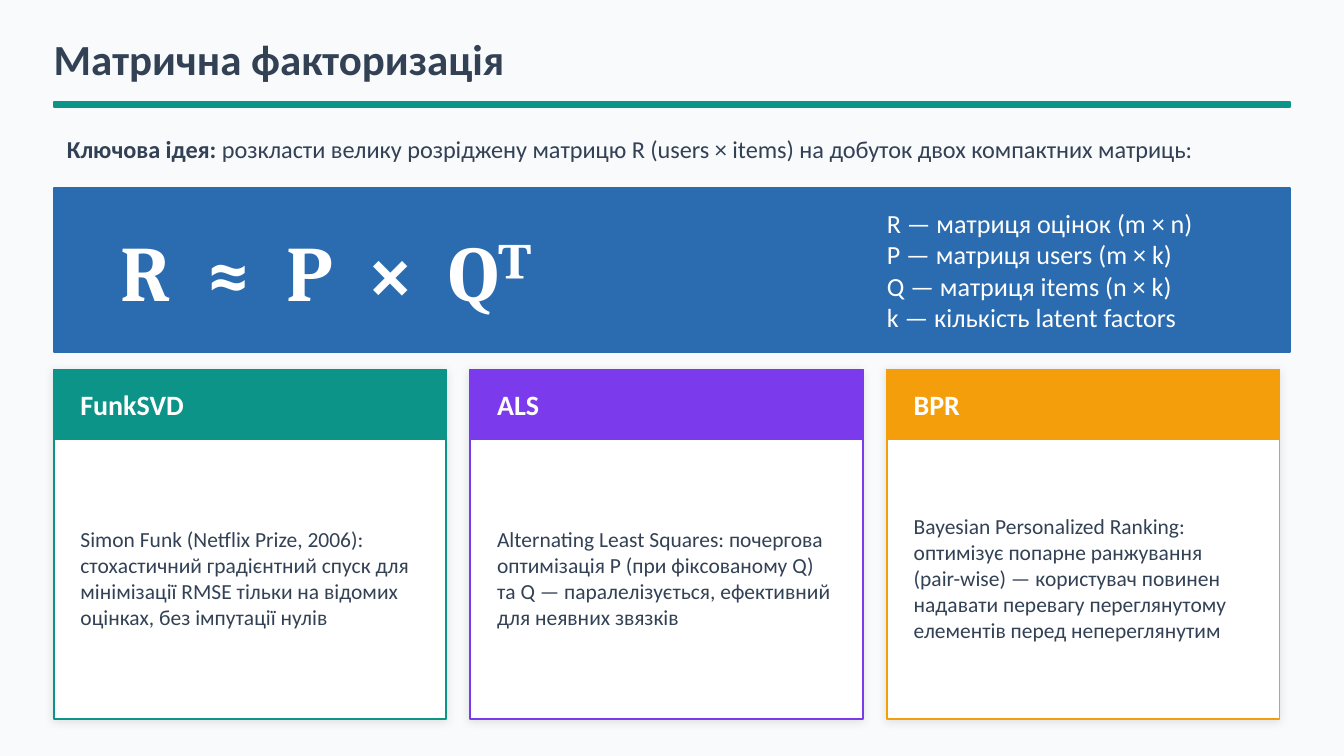
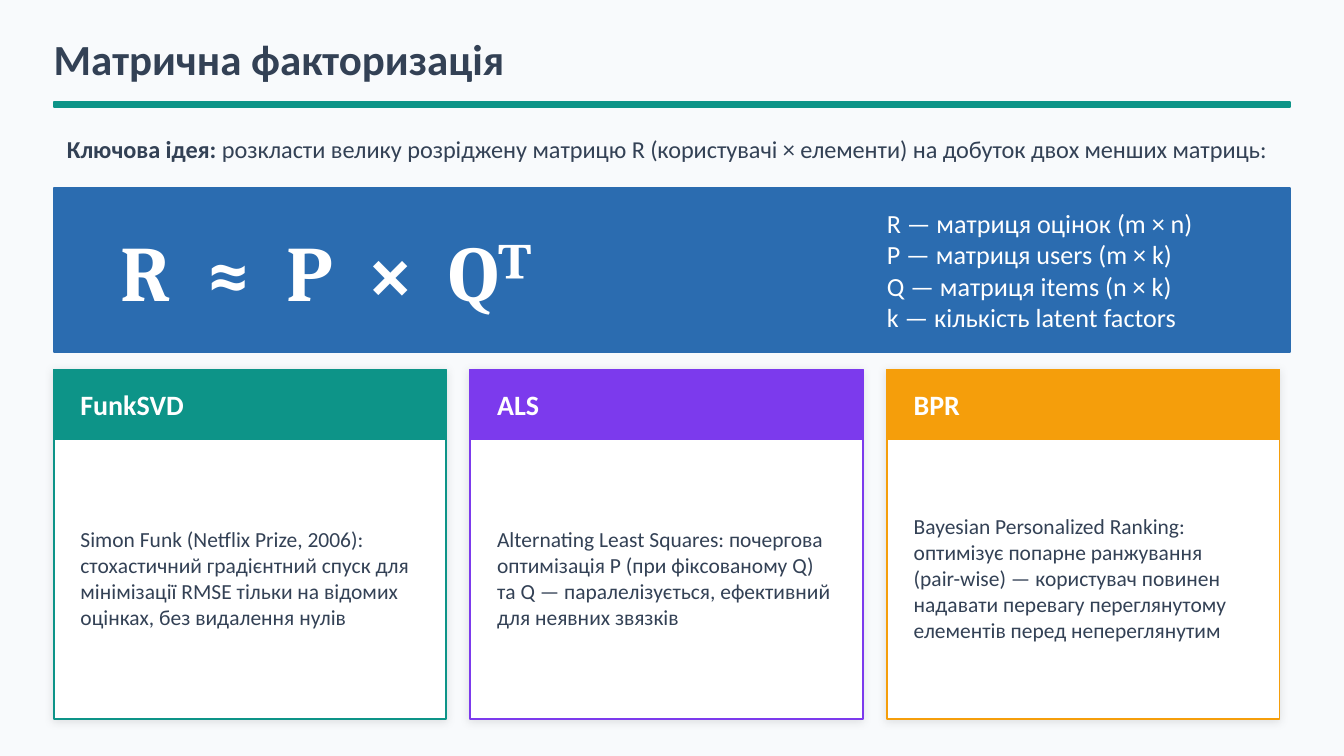
Before and after one commit to BohdanRomaniuk/IAC-Group-Recommender, a slide deck: slide 12 of docs/Presentation - Recommendation Systems. Theoretical Approaches.pptx. Drawn at 1344x756 pixels with LibreOffice and Linux fonts; fonts in the diff are those of the drawing. Boxes give left, top, right and bottom in pixels: in the first picture for what was removed or moved away, otherwise in the second. Text is boxed around its words. In the diff, an @@ line names an element or a change of style, - is before the commit and + after.

```diff
--- a/docs/Presentation - Recommendation Systems. Theoretical Approaches.pptx
+++ b/docs/Presentation - Recommendation Systems. Theoretical Approaches.pptx
@@ text at box(67, 140, 1267, 162): text changed @@
-Ключова ідея: розкласти велику розріджену матрицю R (users × items) на добуток двох компактних матриць:
+Ключова ідея: розкласти велику розріджену матрицю R (користувачі × елементи) на добуток двох менших матриць:
@@ text at box(80, 531, 409, 629): text changed @@
-Simon Funk (Netflix Prize, 2006): стохастичний градієнтний спуск для мінімізації RMSE тільки на відомих оцінках, без імпутації нулів
+Simon Funk (Netflix Prize, 2006): стохастичний градієнтний спуск для мінімізації RMSE тільки на відомих оцінках, без видалення нулів
```
Also in this commit, not shown: 11 other slides changed.
